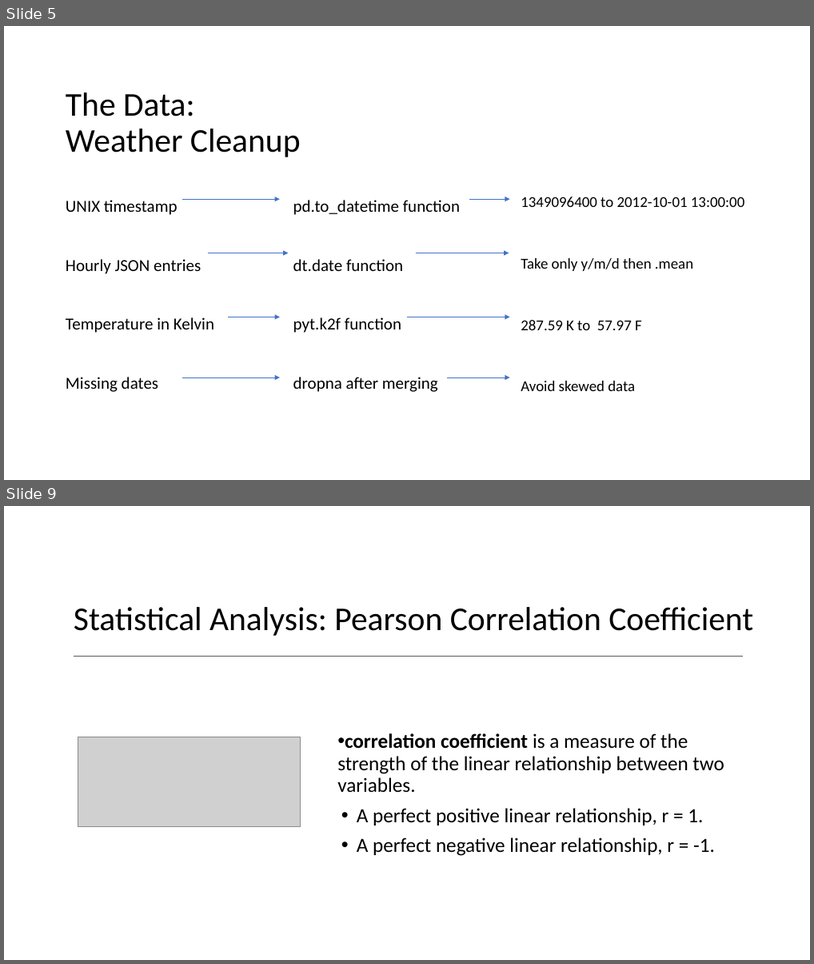
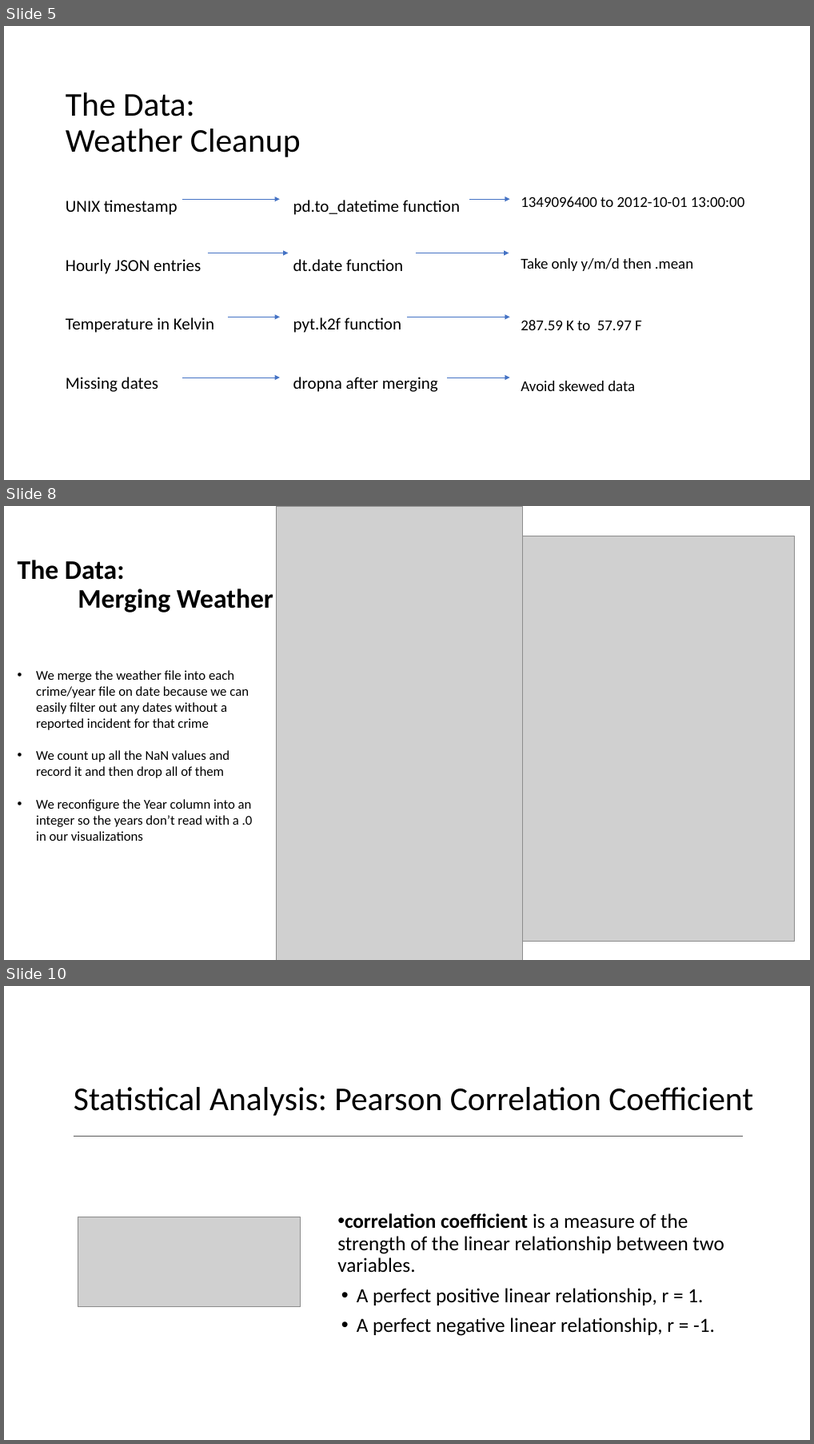
Before and after one commit to franciscohohn/Project_1, a slide deck: Weather_vs_Crime.pptx. Shown one above the other, each under a label of ours: slides 5 and 9 before the commit, slides 5, 8 and 10 after it; the slides between them are not shown. The pictures are 814x964 and 814x1444 pixels, drawn with LibreOffice and Linux fonts; fonts in the diff are those of the drawing; grey boxes stand for pictures. Boxes give left, top, right and bottom in pixels: in the first picture for what was removed or moved away, otherwise in the second. Text is boxed around its words. In the diff, an @@ line names an element or a change of style, - is before the commit and + after.

```diff
--- a/Weather_vs_Crime.pptx
+++ b/Weather_vs_Crime.pptx
@@ slide 8 added at bbox=[4, 506, 810, 960], background #FFFFFF @@
@@ picture added at bbox=[276, 506, 523, 960] @@
@@ picture added at bbox=[296, 536, 794, 941] @@
@@ title added at bbox=[18, 560, 274, 612], 32 pt, text #000000, bold @@
+The Data:
+Merging Weather
@@ text added at bbox=[36, 670, 253, 840], 16 pt, text #000000 @@
+• We merge the weather file into each crime/year file on date because we can easily filter out any dates without a reported incident for that crime
+• We count up all the NaN values and record it and then drop all of them
+• We reconfigure the Year column into an integer so the years don’t read with a .0 in our visualizations
@@ what was slide 9 is now slide 10 @@
```
Also in this commit, not shown: 2 slides changed, 1 other slide added, 1 slide removed.
